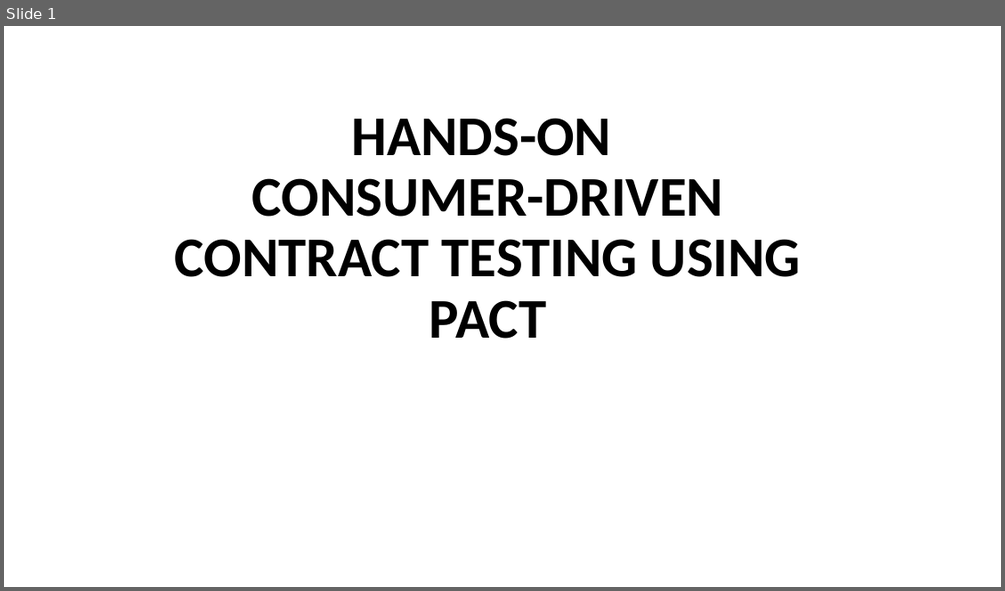
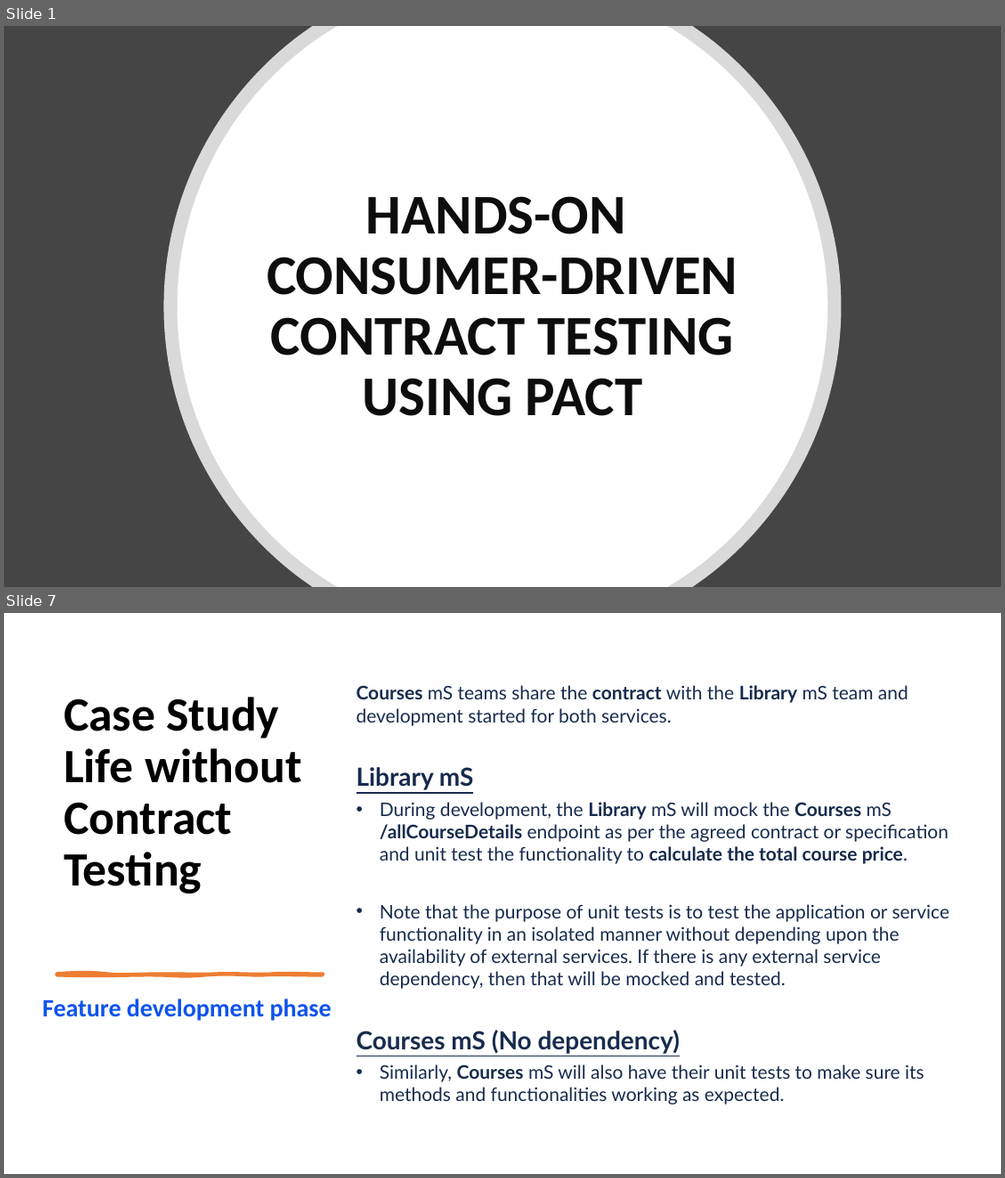
Before and after one commit to Kiranmoy/SpringBootRestService, a slide deck: setup-guide/Hands-on Pact.pptx. Shown one above the other, each under a label of ours: slide 1 before the commit, slides 1 and 7 after it; the slides between them are not shown. The pictures are 1005x591 and 1005x1178 pixels, drawn with LibreOffice and Linux fonts; fonts in the diff are those of the drawing. Boxes give left, top, right and bottom in pixels: in the first picture for what was removed or moved away, otherwise in the second. Text is boxed around its words. In the diff, an @@ line names an element or a change of style, - is before the commit and + after.

Commit message:
finalized PPT design and completed session 1 & 2 slides

```diff
--- a/setup-guide/Hands-on Pact.pptx
+++ b/setup-guide/Hands-on Pact.pptx
@@ slide 7 added at box(4, 613, 1001, 1174), background #FFFFFF @@
@@ text added at box(356, 685, 950, 1104), 18 pt, text #172B4D @@
+Courses mS teams share the contract with the Library mS team and development started for both services.
+Library mS
+• During development, the Library mS will mock the Courses mS /allCourseDetails endpoint as per the agreed contract or specification and unit test the functionality to calculate the total course price.
+• Note that the purpose of unit tests is to test the application or service functionality in an isolated manner without depending upon the availability of external services. If there is any external service dependency, then that will be mocked and tested.
+Courses mS (No dependency)
+• Similarly, Courses mS will also have their unit tests to make sure its methods and functionalities working as expected.
@@ title added at box(64, 697, 302, 893), 46 pt, text #000000, bold @@
+Case Study
+Life without Contract Testing
@@ freeform shape added at box(57, 973, 323, 975), fill #ED7D31, outline #ED7D31 3 pt @@
@@ text added at box(42, 998, 332, 1021), 24 pt, text #0E53EC, bold @@
+Feature development phase
@@ slide 1 changed as well @@
@@ background #FFFFFF to #454545 @@
@@ freeform shape added at box(164, 26, 841, 587), fill #FFFFFF at 80% opacity @@
@@ freeform shape added at box(178, 26, 828, 587), fill #FFFFFF @@
@@ title "HANDS-ON CONSUMER-DRIVEN CONTRACT TESTING USING ...": place and size @@
-title "HANDS-ON CONSUMER-DRIVEN CONTRACT TESTING USING ..." at box(175, 118, 801, 338)
+title "HANDS-ON CONSUMER-DRIVEN CONTRACT TESTING USING ..." at box(267, 196, 737, 416)
@@ title "HANDS-ON CONSUMER-DRIVEN CONTRACT TESTING USING ..." at box(267, 196, 737, 416): text colour #000000 to #0D0D0D; vertical alignment bottom to middle @@
```
Also in this commit, not shown: 9 other slides changed, 14 other slides added, 2 slides removed.
